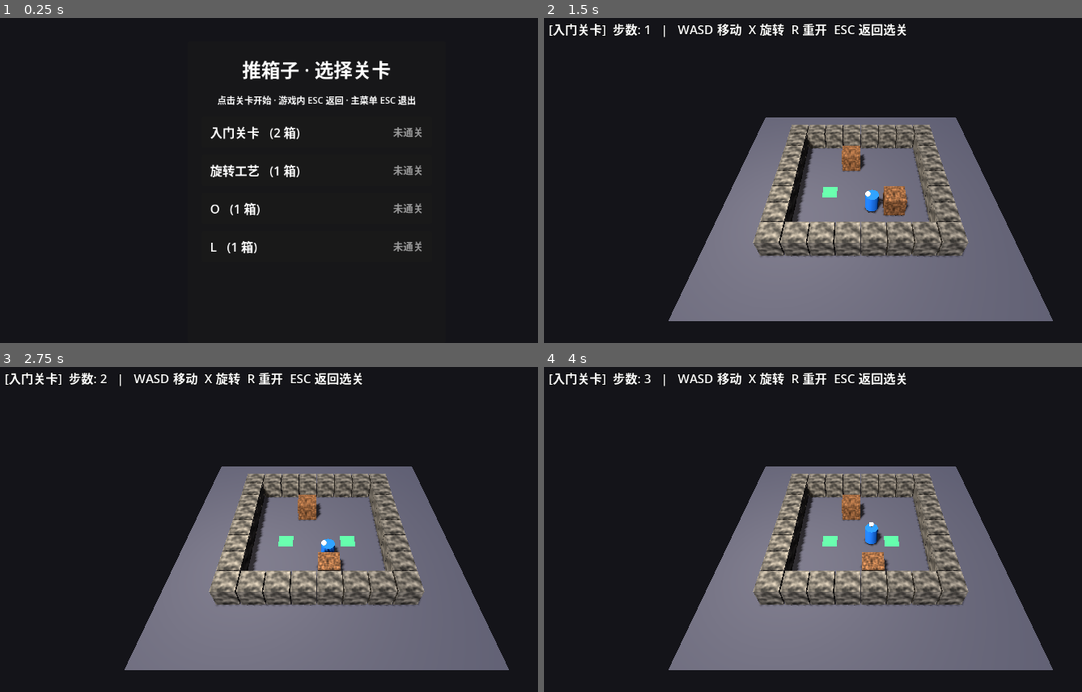
Above: before the commit, frames 1-4 (two rows, left to right).
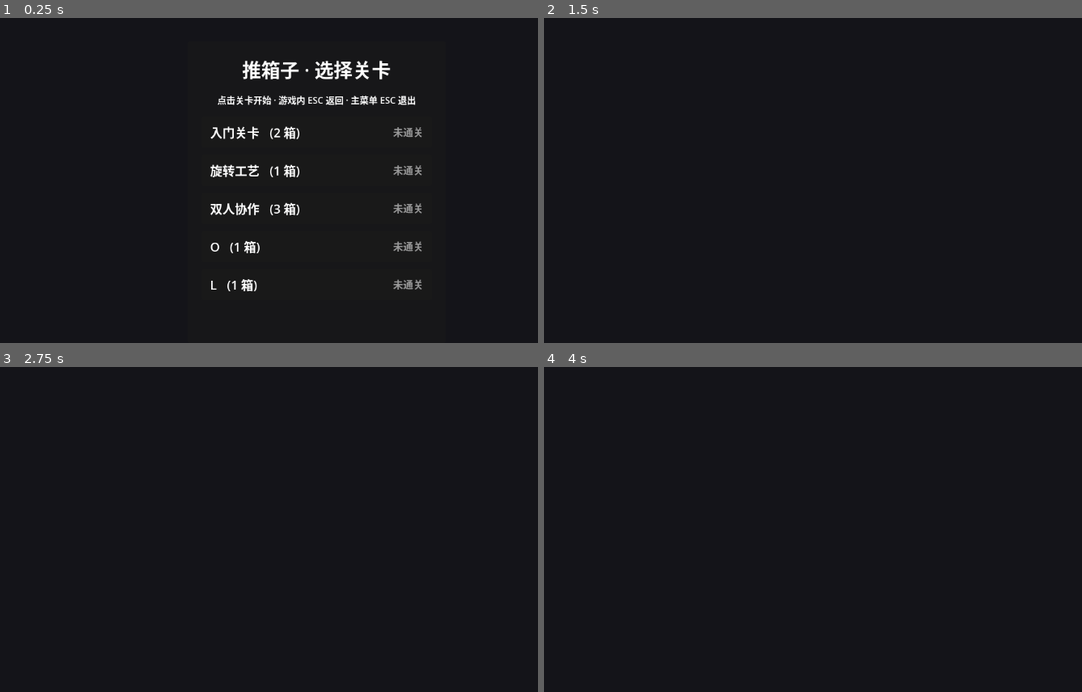
Above: after the commit, the same moments.

Repository: Kevin114514/GodotSokoban
Game: Godot game, scene res://LevelSelect.tscn
Same seed, same stepped clock (60 frames per second), same inputs: the game is played once before the commit and once after it.
Inputs (mouse positions are in pixels of both pictures, inside the frame that each line leads up to):
- Up to frame 1 (0.25 s): no input
- Up to frame 2 (1.5 s): click (861, 131) at 0.52 s; tap Enter at 1.25 s; hold D from 1.28 s (still down); tap V at 1.35 s
- Up to frame 3 (2.75 s): tap X at 1.55, 2.1 s; tap Space at 2 s; release D at 2.03 s; hold S from 2.03 s (still down); tap Z at 2.3 s
- Up to frame 4 (4 s): tap Enter at 2.75 s; release S at 2.78 s; hold D 2.78-3.53 s; tap Z at 2.85 s; tap V at 3.05, 3.6 s; tap Space at 3.5 s; hold W from 3.53 s (still down); tap X at 3.8 s

The runs differ from the first frame. In frame 1, 0.7% of the frame differs, in the area x 39-79%, y 56-85%; in frame 2, 34%; in frame 3, 34%, in the area x 1-95%, y 1-94%; in frame 4, 34%.
Error after the commit: Parse Error: Cannot infer the type of "new_col" variable because the value doesn't have a set type. (res://Main.gd:453)

Commit message:
多人模式: V键切换玩家, 不同颜色, 光标指示

Diff:
--- a/LevelLoader.gd
+++ b/LevelLoader.gd
@@ -9,13 +9,13 @@
 ##   #  墙
 ##   (空格) 地板
 ##   .  目标点
-##   $  单个箱子(1x1)，每个 $ 各自独立，不会与相邻箱子合并
+##   $  单个箱子(1x1)，每个 $ 各自独立
 ##   *  单个箱子(1x1)且已在目标点上
-##   1-9,0  多格箱子: 相同数字的所有格子属于"同一个箱子"(由你显式分组，无需四联通)
-##   @  玩家
-##   +  玩家在目标点上
+##   1-9,0  多格箱子: 相同数字归为同一个箱子
+##   @  玩家0 (起点，可有多个)    +  玩家0 在目标点上
+##   a  玩家1 起点              A  玩家1 在目标点上
+##   b  玩家2 起点              B  玩家2 在目标点上   …依此类推至 z/Z
 ## 以 ; 开头的行为关卡名/注释，第一条注释作为关卡显示名。
-## 提示: 一个箱子可以是任意形状的格子集合，只要用相同数字标出即可。
 ##
 
 const LEVELS_DIR := "res://levels"
@@ -30,7 +30,7 @@
 ##   "grid": Array[Array[int]],   # 0=地板 1=墙 2=目标点
 ##   "cols": int, "rows": int,
 ##   "boxes": Array[Array[Vector2i]],   # 每个元素 = 一个箱子的所有格子
-##   "player_start": Vector2i,
+##   "player_starts": Array[Vector2i],  # 玩家起点列表，索引0=@, 1=a, 2=b…
 ##   "ok": bool, "error": String,
 ## }
 static func load_level(path: String) -> Dictionary:
@@ -40,7 +40,7 @@
 		"cols": 0,
 		"rows": 0,
 		"boxes": [],
-		"player_start": Vector2i(-1, -1),
+		"player_starts": [],
 		"ok": false,
 		"error": "",
 	}
@@ -85,7 +85,7 @@
 	var grid: Array = []
 	var single_boxes: Array = []      # 每个 $/* 各自一个 1x1 箱子
 	var digit_groups: Dictionary = {}  # 数字 -> 该数字标记的箱子格子列表
-	var player_start := Vector2i(-1, -1)
+	var player_starts: Array = []     # Array[Vector2i], 索引0=@,1=a,2=b…
 
 	for row in range(rows):
 		var line: String = raw_lines[row]
@@ -96,7 +96,6 @@
 				ch = line[col]
 			var cell := 0  # 默认地板
 			if ch >= "0" and ch <= "9":
-				# 多格箱子: 相同数字归为同一个箱子(由用户显式分组，无需四联通)
 				cell = 0
 				var d := ch.to_int()
 				if not digit_groups.has(d):
@@ -116,14 +115,17 @@
 						single_boxes.append([Vector2i(col, row)])
 					"@":
 						cell = 0
-						player_start = Vector2i(col, row)
+						_add_player_at(player_starts, 0, Vector2i(col, row))
 					"+":
 						cell = 2
-						player_start = Vector2i(col, row)
+						_add_player_at(player_starts, 0, Vector2i(col, row))
 					_:
-						cell = 0
-			grid_row.append(cell)
-		grid.append(grid_row)
+						match _extra_player(ch):
+							[var pi, var on_target]:
+								cell = 2 if on_target else 0
+								_add_player_at(player_starts, pi, Vector2i(col, row))
+							_:
+								cell = 0
 
 	# 组合所有箱子: 单格箱子($/*) + 数字分组箱子(由用户显式用相同数字标出)
 	var cell_boxes: Array = []
@@ -132,7 +134,7 @@
 	for d in digit_groups.keys():
 		cell_boxes.append(digit_groups[d])
 
-	if player_start == Vector2i(-1, -1):
+	if player_starts.is_empty():
 		result.error = "关卡缺少玩家起点 (@)"
 		return result
 
@@ -140,9 +142,25 @@
 	result.cols = cols
 	result.rows = rows
 	result.boxes = cell_boxes
-	result.player_start = player_start
+	result.player_starts = player_starts
 	result.ok = true
 	return result
+
+
+## 解析额外玩家字符: a=1, A=1且目标上, b=2, B=2目标上… 返回 [玩家索引, 是否在目标上]; 非玩家字符返回 null。
+static func _extra_player(ch: String) -> Array:
+	if ch >= "a" and ch <= "z":
+		return [ch.unicode_at(0) - "a".unicode_at(0) + 1, false]
+	if ch >= "A" and ch <= "Z":
+		return [ch.unicode_at(0) - "A".unicode_at(0) + 1, true]
+	return []
+
+
+## 确保玩家索引位置存在后存入。保证数组连续(插空位)。
+static func _add_player_at(arr: Array, idx: int, pos: Vector2i) -> void:
+	while arr.size() <= idx:
+		arr.append(Vector2i.ZERO)
+	arr[idx] = pos
 
 
 ## 列出 levels 目录下所有关卡文件路径（按文件名排序）。
--- a/Main.gd
+++ b/Main.gd
@@ -6,8 +6,7 @@
 ## 程序化构建 3D 场景 + 推箱子逻辑。
 ## 关卡从 res://levels/*.txt 动态加载。
 ##
-## 操作：WASD / 方向键 移动 | X 旋转箱子 | Z 回退 | R 旋转视角 | ESC 返回
-## 将箱子推到绿色目标点上即可通关。
+## 操作：WASD/方向键 移动 | X 旋转箱子 | Z 回退 | V 切换玩家 | R 旋转视角 | ESC 返回
 ##
 
 # ============================================================
@@ -15,15 +14,25 @@
 # ============================================================
 const CELL_SIZE: float = 1.0
 const SELECT_SCENE := "res://LevelSelect.tscn"
-
-# ============================================================
-# 关卡数据（运行时从 txt 加载）
+const PLAYER_COLORS := [
+	Color(0.15, 0.45, 0.85),
+	Color(0.85, 0.20, 0.20),
+	Color(0.20, 0.80, 0.30),
+	Color(0.85, 0.75, 0.15),
+	Color(0.60, 0.25, 0.75),
+	Color(0.15, 0.70, 0.70),
+	Color(0.90, 0.50, 0.10),
+	Color(0.55, 0.35, 0.70),
+]
+
+# ============================================================
+# 关卡数据
 # ============================================================
 var GRID_COLS: int = 8
 var GRID_ROWS: int = 8
 var LEVEL_GRID: Array = []
-var BOX_POSITIONS: Array = []      # Array[Array[Vector2i]]  (每个元素 = 一个箱子的所有格子)
-var PLAYER_START := Vector2i(0, 0)
+var BOX_POSITIONS: Array = []
+var PLAYER_STARTS: Array = []
 var LEVEL_NAME: String = ""
 var LEVEL_PATH: String = ""
 
@@ -33,36 +42,37 @@
 var mat_target: StandardMaterial3D
 var mat_win_target: StandardMaterial3D
 var mat_box: StandardMaterial3D
-
-# ============================================================
-# 场景对象引用
-# ============================================================
-var _player_obj: Node3D
-var _box_objs := {}       # Vector2i -> MeshInstance3D
-var _target_objs := {}    # Vector2i -> MeshInstance3D
-var _bridge_nodes: Array = []  # 多格箱子之间的桥接长方体
+var _player_mats: Array = []
+
+# ============================================================
+# 场景对象
+# ============================================================
+var _player_objs: Array = []
+var _cursor_obj: Node3D
+var _box_objs := {}
+var _target_objs := {}
+var _bridge_nodes: Array = []
 var _hud_label: Label
 
 # ============================================================
 # 游戏状态
 # ============================================================
-var player_col: int
-var player_row: int
-var player_facing := Vector2i(0, 1)
-var boxes: Array = []           # Array[Array[Vector2i]]  每个箱子 = 若干格子的绝对坐标列表
-var _occ: Dictionary = {}       # Vector2i -> int  箱子格子 → 所属箱子索引，移动后重建
-var targets := {}         # 用作 set: Vector2i -> true
+var _players: Array = []        # [{col, row, facing}]
+var _active_player: int = 0
+var boxes: Array = []
+var _occ: Dictionary = {}
+var targets := {}
 var move_count: int = 0
 var won: bool = false
 
 var _last_move_time: float = 0.0
-var _undo_stack: Array = []  # 回退栈: Array[Dictionary]
-
-# 摄像机 (固定俯视，R 键旋转)
+var _undo_stack: Array = []
+
+# 摄像机
 var _cam: Camera3D
-var _cam_angle: float = 0.0   # 当前旋转角度 (弧度)
-var _tp_pos: Vector3          # 基础位置
-var _tp_look: Vector3         # 注视点
+var _cam_angle: float = 0.0
+var _tp_pos: Vector3
+var _tp_look: Vector3
 
 
 func _ready() -> void:
@@ -73,8 +83,7 @@
 	reset_game()
 	print("=".repeat(50))
 	print("  推箱子游戏开始! 关卡: %s" % LEVEL_NAME)
-	print("  WASD/方向键 = 移动 | X 旋转箱子 | Z 回退 | R 旋转视角 | ESC 返回")
-	print("  将箱子推到绿色目标点上即可通关!")
+	print("  WASD/方向键 = 移动 | X Z V R ESC | 人数: %d" % _players.size())
 	print("=".repeat(50))
 
 
@@ -102,7 +111,7 @@
 	GRID_COLS = data.cols
 	GRID_ROWS = data.rows
 	BOX_POSITIONS = data.boxes
-	PLAYER_START = data.player_start
+	PLAYER_STARTS = data.player_starts
 	return true
 
 
@@ -122,6 +131,12 @@
 		for col in range(GRID_COLS):
 			if LEVEL_GRID[row][col] == 2:
 				targets[Vector2i(col, row)] = true
+
+
+# ============================================================
+# 玩家状态快捷访问
+# ============================================================
+func _ap() -> Dictionary: return _players[_active_player]
 
 
 # ============================================================
@@ -182,7 +197,6 @@
 	mat_target = make_material(Color(0.15, 0.15, 0.15), 0.8, 0.0,
 		Color(0.1, 0.9, 0.3), 1.5)
 	mat_box = _noise_mat(Color(0.72, 0.48, 0.30), 0.08, 0.50)
-	var mat_player := make_material(Color(0.15, 0.45, 0.85), 0.3, 0.3)
 	mat_win_target = make_material(Color(0.1, 0.1, 0.1), 0.8, 0.0,
 		Color(0.05, 0.95, 0.2), 3.0)
 	var mat_indicator := make_material(Color(0.9, 0.9, 0.9), 0.2)
@@ -223,25 +237,41 @@
 			var box := _add_mesh(box_mesh, mat_box, pos, "箱子_%d_%d" % [bp.x, bp.y])
 			_box_objs[bp] = box
 
-	# --- 玩家 ---
-	var player_pos := grid_to_world(PLAYER_START.x, PLAYER_START.y, CELL_SIZE / 2.0)
-	var cyl := CylinderMesh.new()
-	cyl.top_radius = CELL_SIZE * 0.3
-	cyl.bottom_radius = CELL_SIZE * 0.3
-	cyl.height = CELL_SIZE * 0.8
-	cyl.radial_segments = 16
-	_player_obj = _add_mesh(cyl, mat_player, player_pos, "玩家")
-
-	# 玩家头顶方向指示球
-	var sph := SphereMesh.new()
-	sph.radius = CELL_SIZE * 0.12
-	sph.height = CELL_SIZE * 0.24
-	var indicator := MeshInstance3D.new()
-	indicator.mesh = sph
-	indicator.material_override = mat_indicator
-	indicator.position = Vector3(0, CELL_SIZE * 0.45, CELL_SIZE * -0.18)
-	indicator.name = "玩家方向指示"
-	_player_obj.add_child(indicator)
+	# --- 玩家 (不同颜色) ---
+	_player_objs.clear()
+	for pi in PLAYER_STARTS.size():
+		var ppos := grid_to_world(PLAYER_STARTS[pi].x, PLAYER_STARTS[pi].y, CELL_SIZE / 2.0)
+		var mat_p := make_material(PLAYER_COLORS[pi % PLAYER_COLORS.size()], 0.3, 0.3)
+		_player_mats.append(mat_p)
+		var cyl := CylinderMesh.new()
+		cyl.top_radius = CELL_SIZE * 0.3
+		cyl.bottom_radius = CELL_SIZE * 0.3
+		cyl.height = CELL_SIZE * 0.8
+		cyl.radial_segments = 16
+		var pobj := _add_mesh(cyl, mat_p, ppos, "玩家%d" % pi)
+		# 方向指示球
+		var sph := SphereMesh.new()
+		sph.radius = CELL_SIZE * 0.10
+		sph.height = CELL_SIZE * 0.20
+		var indicator := MeshInstance3D.new()
+		indicator.mesh = sph
+		indicator.material_override = mat_indicator
+		indicator.position = Vector3(0, CELL_SIZE * 0.45, CELL_SIZE * -0.15)
+		indicator.name = "方向指示"
+		pobj.add_child(indicator)
+		_player_objs.append(pobj)
+
+	# --- 光标 (切换玩家指示) ---
+	var cursor_mesh := PlaneMesh.new()
+	cursor_mesh.size = Vector2(CELL_SIZE * 0.5, CELL_SIZE * 0.5)
+	_cursor_obj = Node3D.new()
+	var cursor_mi := MeshInstance3D.new()
+	cursor_mi.mesh = cursor_mesh
+	cursor_mi.material_override = mat_indicator
+	cursor_mi.position = Vector3(0, 0.02, 0)
+	_cursor_obj.add_child(cursor_mi)
+	_cursor_obj.name = "玩家光标"
+	add_child(_cursor_obj)
 
 	# --- 灯光 ---
 	var sun := DirectionalLight3D.new()
@@ -344,7 +374,8 @@
 
 	_save_state()
 
-	var center := Vector2i(player_col, player_row)
+	var ap = _ap()
+	var center := Vector2i(ap["col"], ap["row"])
 
 	# 1. 找出所有与玩家相邻的箱子索引(去重)。相邻 = 4 邻接(正交)。
 	var rot_indices := {}
@@ -418,8 +449,9 @@
 
 	_save_state()
 
-	var new_col := player_col + dx
-	var new_row := player_row + dy
+	var ap = _ap()
+	var new_col := ap["col"] + dx
+	var new_row := ap["row"] + dy
 	var target_cell := Vector2i(new_col, new_row)
 
 	# 目标格子有箱子 → 尝试推动整个"四联通刚体"箱子
@@ -456,9 +488,9 @@
 		return
 
 	# 移动玩家
-	player_col = new_col
-	player_row = new_row
-	player_facing = Vector2i(dx, dy)
+	ap["col"] = new_col
+	ap["row"] = new_row
+	ap["facing"] = Vector2i(dx, dy)
 	move_count += 1
 
 	# 检查胜利：所有箱子都在目标点上
@@ -467,7 +499,7 @@
 	_update_objects()
 
 	var action := "推动箱子!" if pushed else "移动"
-	print("  [%d] %s → 玩家(%d,%d)" % [move_count, action, player_col, player_row])
+	print("  [%d] %s → 玩家%d(%d,%d)" % [move_count, action, _active_player + 1, ap["col"], ap["row"]])
 	if won:
 		var new_record := ScoreStore.record_win(LEVEL_PATH, move_count)
 		print("\n%s" % "=".repeat(40))
@@ -486,9 +518,10 @@
 
 
 func reset_game() -> void:
-	player_col = PLAYER_START.x
-	player_row = PLAYER_START.y
-	player_facing = Vector2i(0, 1)
+	_players.clear()
+	_active_player = 0
+	for ps in PLAYER_STARTS:
+		_players.append({"col": ps.x, "row": ps.y, "facing": Vector2i(0, 1)})
 	boxes.clear()
 	for b in BOX_POSITIONS:
 		boxes.append(b.duplicate())
@@ -518,7 +551,7 @@
 
 
 func _update_objects() -> void:
-	if _player_obj == null:
+	if _player_objs.is_empty():
 		return
 
 	# HUD
@@ -526,15 +559,23 @@
 		var head := "[%s]  " % LEVEL_NAME
 		if won:
 			var best := ScoreStore.get_best(LEVEL_PATH)
-			_hud_label.text = head + "步数: %d   |   通关! 最短纪录: %d 步   |   R 重开  ESC 返回选关" % [move_count, best]
+			_hud_label.text = head + "步数: %d   |   通关! 最短纪录: %d 步   |   V 切换  ESC 返回" % [move_count, best]
 		else:
-			_hud_label.text = head + "步数: %d   |   WASD 移动  X 旋转  R 重开  ESC 返回选关" % move_count
-
-	# 玩家位置
-	_player_obj.position = grid_to_world(player_col, player_row, CELL_SIZE / 2.0)
-	_player_obj.rotation.y = _facing_to_yaw()
-
-	# 摄像机
+			_hud_label.text = head + "步数: %d | 玩家%d/%d  |  WASD X Z V R ESC" % [move_count, _active_player + 1, _players.size()]
+
+	# 所有玩家位置
+	for pi in _players.size():
+		var p = _players[pi]
+		_player_objs[pi].position = grid_to_world(p["col"], p["row"], CELL_SIZE / 2.0)
+		var facing: Vector2i = p["facing"]
+		var yaw := _facing_to_yaw_for(facing)
+		_player_objs[pi].rotation.y = yaw
+
+	# 光标跟随活跃玩家
+	var ap = _ap()
+	_cursor_obj.position = grid_to_world(ap["col"], ap["row"], 0.0)
+
+	# 摄像机 (跟随活跃玩家)
 	_update_cam()
 
 	# 箱子位置：重建 (col,row) -> object 映射 (所有箱子格子的集合)
@@ -609,9 +650,9 @@
 				_bridge_nodes.append(node)
 
 
-## player_facing → 世界 Y 旋转角 (弧度)，0 朝 -Z (上)，PI/2 朝 +X (右)。
-func _facing_to_yaw() -> float:
-	match player_facing:
+## 网格方向 → Y 旋转角。
+func _facing_to_yaw_for(facing: Vector2i) -> float:
+	match facing:
 		Vector2i(0, -1): return 0.0
 		Vector2i(1, 0):  return PI / 2.0
 		Vector2i(0, 1):  return PI
@@ -638,12 +679,14 @@
 	var boxes_copy := []
 	for b in boxes:
 		boxes_copy.append(b.duplicate())
+	var players_copy := []
+	for p in _players:
+		players_copy.append(p.duplicate())
 	_undo_stack.append({
-		"col": player_col,
-		"row": player_row,
-		"facing": player_facing,
+		"players": players_copy,
 		"boxes": boxes_copy,
 		"moves": move_count,
+		"active": _active_player,
 	})
 
 
@@ -652,9 +695,8 @@
 	if _undo_stack.is_empty():
 		return
 	var s = _undo_stack.pop_back()
-	player_col = s["col"]
-	player_row = s["row"]
-	player_facing = s["facing"]
+	_players = s["players"]
+	_active_player = s["active"]
 	boxes = s["boxes"]
 	move_count = s["moves"]
 	won = false
@@ -703,6 +745,12 @@
 
 	if key.keycode == KEY_Z:
 		_undo()
+		return
+
+	if key.keycode == KEY_V:
+		_active_player = (_active_player + 1) % _players.size()
+		_update_objects()
+		print("  [V] 切换到玩家%d" % (_active_player + 1))
 		return
 
 	var dx := 0
Not shown, added: levels/level_03.txt
